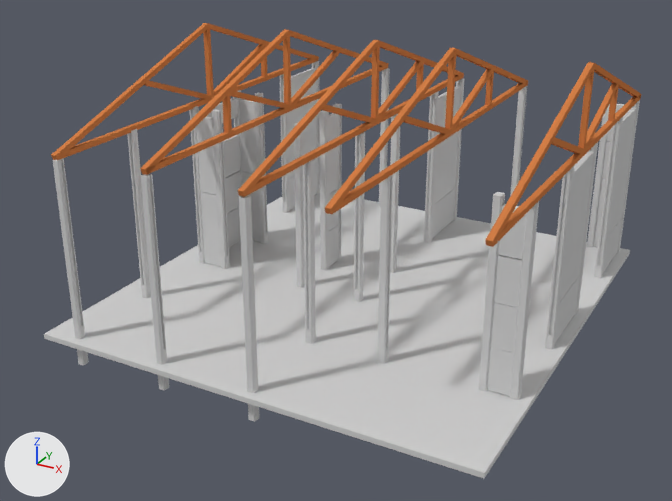
The Blender file ViviendaSistPrefHolcimConTecho.blend: old version first, new version second.
Camera for both pictures: a 50 mm camera at (12.2, -26.0, 12.5) aimed at (-0.5, -3.1, 1.1). The axes (+X, +Y, +Z) are drawn at lower left. The lights are the same throughout.

The older version as bpy lines, for what is in view:
```python
me_b1_cube_088 = bpy.data.meshes.new('B1_Cube.088')
me_b1_cube_088.from_pydata(...)  # 32 vertices, 22 faces, 12 loose edges; spans x -0.08..0.082, y -0.64..0.64, z -0.34..0.34
me_b1_cube_088.materials.append(mat_material_006)  # its picture is missing
me_coltipob_cube_016 = bpy.data.meshes.new('ColTipoB_Cube.016')
me_coltipob_cube_016.from_pydata(...)  # 62 vertices, 51 faces; spans x -0.12..0.12, y -3.15..3.15, z -0.12..0.12
me_coltipob_cube_016.materials.append(mat_material_001)  # its picture is missing
me_coltipob_cube_018 = bpy.data.meshes.new('ColTipoB_Cube.018')
me_coltipob_cube_018.from_pydata(...)  # 124 vertices, 105 faces; spans x -0.12..0.12, y -3.15..3.15, z -0.12..0.12
me_coltipob_cube_018.materials.append(mat_material_014)  # its picture is missing
ob_b0_0340_013 = bpy.data.objects.new('B0-0340.013', me_b1_cube_088)
ob_b0_0340_013.parent = ob_casaholcim
ob_b0_0340_013.location = (-5.435, -2.621, 2.578)
ob_b0_0340_013.rotation_euler = (1.571, 0.0, 1.571)  # degrees (90, 0, 90)
ob_coltipob_004 = bpy.data.objects.new('ColTipoB.004', me_coltipob_cube_016)
ob_coltipob_004.parent = ob_casaholcim
ob_coltipob_004.location = (2.445, 5.176, 1.621)
ob_coltipob_004.rotation_euler = (1.571, 0.0, 1.571)  # degrees (90, 0, 90)
ob_coltipoe_004 = bpy.data.objects.new('ColTipoE.004', me_coltipob_cube_018)
ob_coltipoe_004.parent = ob_casaholcim
ob_coltipoe_004.location = (-4.986, -0.197, 1.635)
ob_coltipoe_004.rotation_euler = (1.571, 0.0, 3.147)  # degrees (90, 0, 180)
# also in view: 'ColTipoC.001' at (0.1, -5.6, 1.6); 'SIDE_Cube.000' at (-2.9, -5.2, 6.1); 'ColTipoB.001' at (-2.0, -2.6, 1.6); 'ColTipoC.008' at (5.4, 5.2, 1.6); 'concreteFloor' at (-0.1, -1.8, -0.8)
```
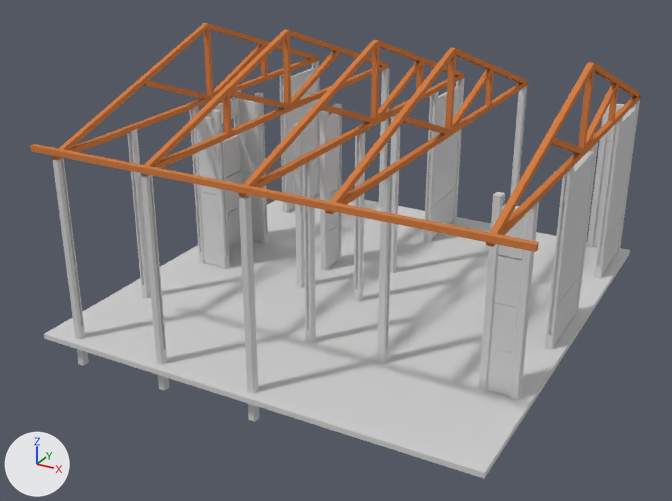
Commit message: en santiago compran techo de costarica ...

The change, as a list of edits to the scene's bpy script:
```text
Add me_cube_001:
    me_cube_001.from_pydata(...)  # a box spanning x -1.0..174.0, y -1.0..1.0, z -1.0..1.0
    me_cube_001.materials.append(mat_material_004)  # orange #d17e47
Add ob_perling8_8techo:
    ob_perling8_8techo = bpy.data.objects.new('Perling8*8Techo', me_cube_001)
    ob_perling8_8techo.parent = ob_casaholcim
    ob_perling8_8techo.location = (-6.567, -8.764, 4.988)
    ob_perling8_8techo.scale = (0.08, 0.08, 0.08)
```

Where the change shows, as pixel boxes [x1, y1, x2, y2] in the pictures (672 x 501 px):
'Perling8*8Techo', added: after [30, 144, 539, 252]
